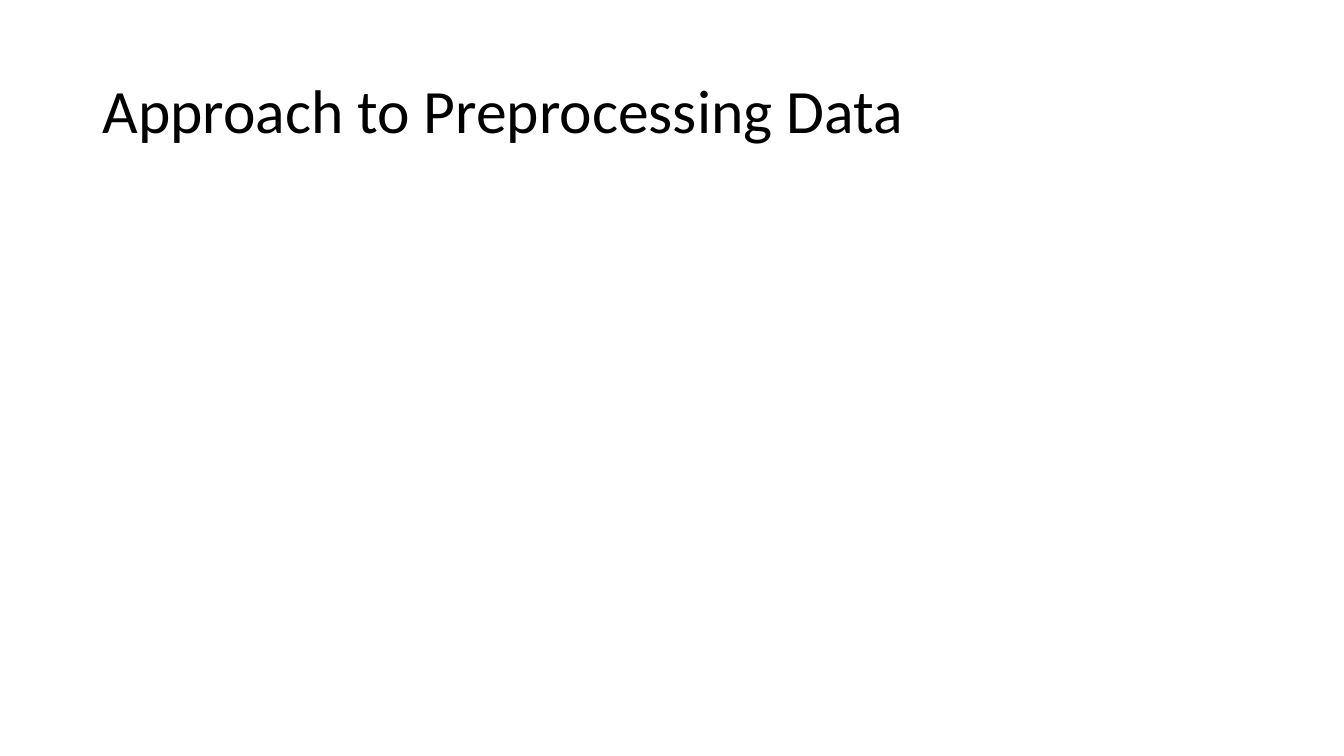
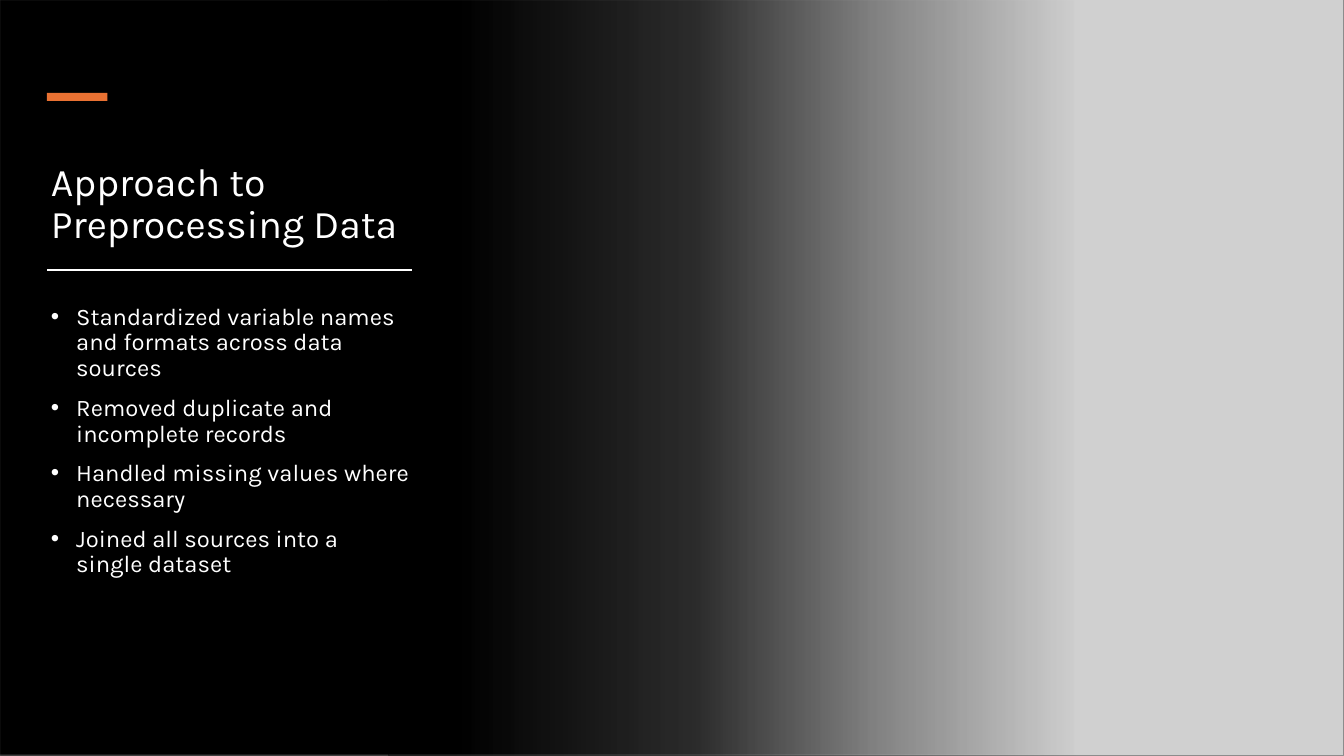
Before and after one commit to minhmgnvo/dsci511-group-assignment, a slide deck: slide 7 of Project-Presentation-Template.pptx (slide 6 before the commit). Drawn at 1344x756 pixels with LibreOffice and Linux fonts; fonts in the diff are those of the drawing; grey boxes stand for pictures. Boxes give left, top, right and bottom in pixels: in the first picture for what was removed or moved away, otherwise in the second. Text is boxed around its words. In the diff, an @@ line names an element or a change of style, - is before the commit and + after.

```diff
--- a/Project-Presentation-Template.pptx
+++ b/Project-Presentation-Template.pptx
@@ rectangle added at bbox=[0, 0, 1076, 756], fill gradient #000000 @@
@@ picture added at bbox=[388, 0, 1344, 756] @@
@@ rectangle added at bbox=[46, 93, 107, 101], fill #E97132 @@
@@ title "Approach to Preprocessing Data": place and size @@
-title "Approach to Preprocessing Data" at bbox=[102, 90, 902, 144]
+title "Approach to Preprocessing Data" at bbox=[51, 169, 397, 248]
@@ title "Approach to Preprocessing Data" at bbox=[51, 169, 397, 248]: size 44 to 28 pt, font Calibri to Karla, text colour #000000 to #FFFFFF; vertical alignment middle to bottom @@
@@ rectangle added at bbox=[47, 269, 411, 270], fill #000000, outline #FFFFFF 0.25 pt @@
@@ text added at bbox=[76, 308, 409, 578], 17 pt, text #FFFFFF @@
+• Standardized variable names and formats across data sources
+• Removed duplicate and incomplete records
+• Handled missing values where necessary
+• Joined all sources into a single dataset
```
Also in this commit, not shown: 6 other slides changed, 5 slides added, 3 slides removed.
